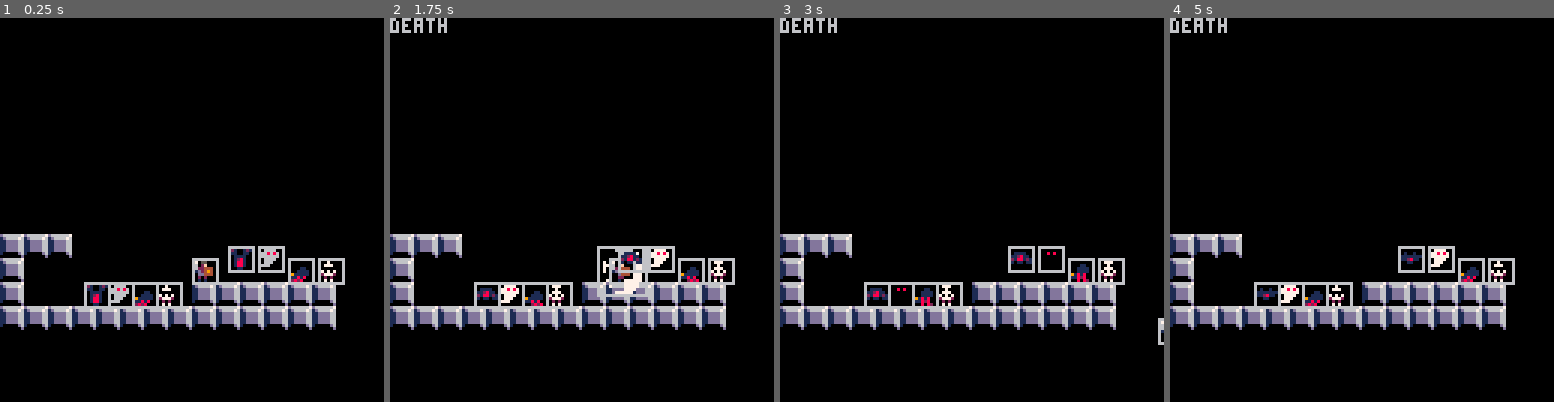
Above: before the commit, frames 1-4 (left to right).
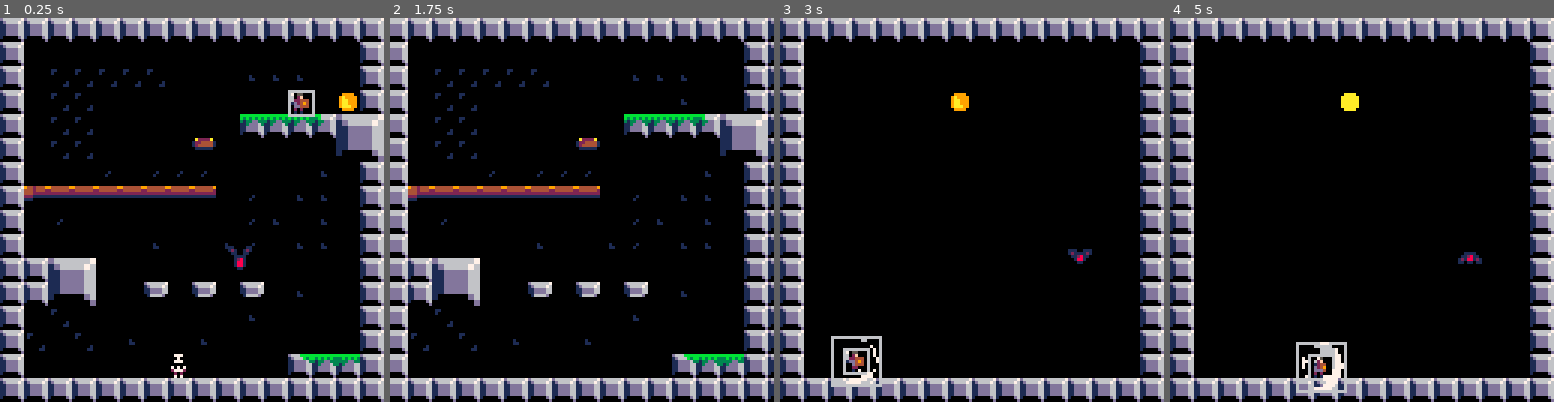
Above: after the commit, the same moments.

Repository: Levrault/pico8-sieur-lacassagne-dungeon
Game: PICO-8 cartridge sieur-lacassagne-dungeon.p8
Two runs of this game, one before a commit and one after it. Both use one fixed random seed, a clock stepped at 60 frames per second and the inputs below.
Inputs:
- Up to frame 1 (0.25 s): no input
- Up to frame 2 (1.75 s): tap X (X key) at 0.33, 1.07 s; tap O (Z key) at 0.7, 1.7 s; hold Right from 1.6 s (still down)
- Up to frame 3 (3 s): tap X (X key) at 1.85, 2.97 s; release Right at 2.1 s; tap O (Z key) at 2.1, 2.5, 2.9 s; hold Right from 2.47 s (still down)
- Up to frame 4 (5 s): release Right at 3.03 s; hold Left 3.08-3.58 s; tap O (Z key) every 0.4 s from 3.3 to 4.9 s; hold Right 4.02-4.68 s; tap X (X key) at 4.08 s

The runs differ from the first frame. In frame 1, 34% of the frame differs, in the area x 0-100%, y 0-100%; in frame 2, 35%; in frame 3, 27%; in frame 4, 27%.

Commit message:
feat(manager): game is now directed by a game manager

Diff:
--- a/sieur-lacassagne-dungeon.p8
+++ b/sieur-lacassagne-dungeon.p8
@@ -3,62 +3,152 @@
 __lua__
 
 --main
-player={}
+--FLAG
+--	0 block
+--	1 oneway platform
+--	2 spike
+--	3 player
+--	4 enemies
+--	5 coins
+--@TODO: fix one way platform the push to player in
+--@TODO: let the player attack in air
+gm={}
 enemies={}
-kills={}
+
 function _init()
-	player=make_player(68,80,5)
-
-	--bat
-	add(enemies,make_bat(80,80))
-	add(enemies,make_bat(32,92))
-
-	--ghost
-	add(enemies,make_ghost(90,80))
-	add(enemies,make_ghost(40,92))
-
-	--spider
-	add(enemies,make_spider(100,84))
-	add(enemies,make_spider(48,92))
-
-	--skeleton
-	add(enemies,make_skeleton(110,84))
-	add(enemies,make_skeleton(56,92))
+	gm=make_game_manager()
+	gm:set_level(0)
+
 end
 
 function _update60()
-	player:update()
-
-	--kills for previous frames
-	for kill in all(kills) do
-		del(enemies,kill)
-	end
-	kill={}
-
-	--update remaining enemies
-	for enemy in all(enemies) do
-		enemy:update()
-	end
+	gm:update()
 end
 
 function _draw()
 	cls()
 	map(0,0,0,0,128,128)
-
-	--player update
-	player:draw()
-
-	--update enemies sprites
-	for enemy in all(enemies) do
-		enemy:draw()
-	end
-
-	if not player.is_alive then
-		print("death")
-	end
-end
+	gm:draw()
+end
+
+--Manage level
+function make_game_manager()
+	local gm={}
+	gm.player={}
+	gm.coin={}
+	gm.kills={}
+	gm.c_level=0
+	gm.cam_x=0
+	gm.cam_y=0
+	gm.cam_x=0
+	gm.cam_y=0
+	gm.d_cam_x=0
+	gm.d_cam_y=0
+
+	--change level
+	--@param level level number
+	gm.set_level=function(self,level)
+		enemies={}
+		self.kills={}
+		del(self,self.player)
+
+		if level!=0 then
+			self.change_level=true
+		end
+
+		if level==0 then
+			self.cam_x=0
+			self.cam_y=0
+
+			--bat
+			add(enemies,make_bat(80,80))
+
+			--skeleton
+			add(enemies,make_skeleton(60,116))
+
+			--coin
+			self.coin=make_coin(116,28)
+
+			--player must created last
+			self.player=make_player(100,28)
+
+		elseif level==1 then
+			self.d_cam_x=128
+			self.d_cam_y=0
+
+			--bat
+			add(enemies,make_bat(228,80))
+
+			--skeleton
+			add(enemies,make_skeleton(158,116))
+
+			--coin
+			self.coin=make_coin(188,28)
+
+			--player must created last
+			self.player=make_player(140,120)
+		end
+	end
+
+	--update game loop
+	gm.update=function(self)
+		if self.cam_x!=self.d_cam_x or self.cam_y!=self.d_cam_y then
+			return
+		end
+		--player
+		self.player:update()
+
+		--coin
+		self.coin:update(self.player)
+
+		--kills for previous frames
+		if self.kills then
+			for kill in all(self.kills) do
+				del(enemies,kill)
+			end
+			self.kill={}
+		end
+
+		--update remaining enemies
+		for enemy in all(enemies) do
+			enemy:update()
+		end
+	end
+
+
+	--update graphics
+	gm.draw=function(self)
+		if self.cam_x!=self.d_cam_x then
+			self.cam_x +=2
+			camera(self.cam_x, self.cam_y)
+			return
+		elseif self.cam_y!=self.d_cam_y then
+			self.cam_y +=2
+			camera(self.cam_x, self.cam_y)
+			return
+		end
+
+		--player update
+		self.player:draw()
+
+		--coin
+		self.coin:draw()
+
+		--update enemies sprites
+		for enemy in all(enemies) do
+			enemy:draw()
+		end
+
+		if not self.player.is_alive then
+			print("death")
+		end
+	end
+
+	return gm
+end
+
 -->8
---actor
+--character
 
 --generic actor properties
 --w: width
@@ -153,6 +243,22 @@
 		return false
 	end
 
+	--check for collision
+	--at multiple points
+	--along the top
+	--of the sprite:
+	--left, center, and right.
+	--collide with flag 0
+	a.collide_roof=function(self)
+		for i=-(self.w/3),(self.w/3),2 do
+			if fget(mget((self.x+i)/8,(self.y-(self.h/2))/8),0) then
+				self.dy=0
+				self.y=flr((self.y-(self.h/2))/8)*8+8+(self.h/2)
+				self.jump_hold_time=0
+			end
+		end
+	end
+
 
 	--get collision rect
 	--@return object
@@ -162,16 +268,13 @@
 
 	return a
 end
--->8
---player
 
 --create a player
--- FLAG=2
+--FLAG=3
 --px -- x position
 --py -- y position
---l	 -- lifes
 --@return p new player
-function make_player(px,py,l)
+function make_player(px,py)
 	local p=make_actor(8,8,px,py)
 	local ap=make_animation_player({
 		["idle"]={
@@ -213,12 +316,7 @@
 		}
 	},"slash")
 	local hitbox=make_hitbox(16,16,enemies)
-	local hurtbox=make_hitbox(8,8,enemies)
-
-	--player properties
-	p.score=0
-	p.lives=l
-
+	local hurtbox=make_hurtbox(8,8,enemies)
 
 	--player states
 	p.is_blocking=false
@@ -227,31 +325,15 @@
 
 
 	--jump properties
-	p.jump_speed=-1.75 	-- velocity
-	p.jump_hold_time=0		--	how long jump is held
-	p.min_jump_pressed=5		--	min time jump can be held
-	p.max_jump_pressed=15	-- max time jump can be held
+	p.jump_speed=-1.8 --velocity
+	p.jump_hold_time=0 --how long jump is held
+	p.min_jump_pressed=5 --min time jump can be held
+	p.max_jump_pressed=15 --max time jump can be held
 	p.jump_btn_released=true
 	p.grouned=false
 	p.moving=false
 	p.airtime=0
 
-
-	--check for collision
-	--at multiple points
-	--along the top
-	--of the sprite:
-	--left, center, and right.
-	--collide with flag 0
-	p.collide_roof=function(self)
-		for i=-(self.w/3),(self.w/3),2 do
-			if fget(mget((self.x+i)/8,(self.y-(self.h/2))/8),0) then
-				self.dy=0
-				self.y=flr((self.y-(self.h/2))/8)*8+8+(self.h/2)
-				self.jump_hold_time=0
-			end
-		end
-	end
 
 	--btn(5), should manage jump input
 	p.jump_button={
@@ -333,11 +415,8 @@
 	}
 
 
-	--instanciate a hitbox and play the
-	--player attack animation
+	--play the player attack animation
 	p.attack=function(self)
-		if(self:collide_floor()==false) return
-
 		if self.attack_button.is_pressed then
 			ap:set_anim("attack")
 			slash_ap:set_anim("slash")
@@ -373,7 +452,7 @@
 		--limit move speed
 		self.dx=mid(-self.max_dx,self.dx,self.max_dx)
 		self.x+=self.dx
-		p:collide_side(self)
+		p:collide_side()
 	end
 
 
@@ -429,17 +508,15 @@
 
 	return p
 end
--->8
+
 --enemy
-
 --create an enemy
--- FLAG=3
+--FLAG=4
 --w -- width
 --h -- height
 --px -- x position
 --py -- y position
 --hu -- hurtbox object params {w,h}
---l	 -- lifes
 --anims --anims object {lists, current}
 --@return e new enemy
 function make_enemy(name,w,h,px,py,hu,anims)
@@ -456,8 +533,8 @@
 	e.draw=function(self)
 		ap:draw(self.x,self.y,self.w,self.h,self.flipx)
 
-		local r=get_rect(self.x,self.y,self.w,self.h)
-		rect(r.x0,r.y0,r.x1,r.y1)
+		-- local r=get_rect(self.x,self.y,self.w,self.h)
+		-- rect(r.x0,r.y0,r.x1,r.y1)
 	end
 
 	return e
@@ -577,7 +654,56 @@
 	return s
 end
 
+
+--Collecting coin let the player
+--complete the level
+--Flag 5
+--@param px -- x position
+--@param py -- y position
+--@return s
+function make_coin(px,py)
+	local c=make_actor(8,8,px,py)
+	local ap=make_animation_player({
+		["idle"]={
+			ticks=6,
+			frames={128,129,129,130,130,131},
+			loop=true
+		}
+	},"idle")
+
+
+	--check if player is in the coin's rect collision
+	c.update=function(self,player)
+		ap:play()
+		local box=get_rect(px,py,8,8)
+		local pbox=player:rect()
+		local x0=pbox.x0
+		local y0=pbox.y0
+		local x1=pbox.x1
+		local y1=pbox.y1
+
+		--player is top left corner is in the hitbox (x0,y0)
+		--player is lower left corner is in the hitbox (x0,y1)
+		--player is top right corner is in the hitbox (x1,y0)
+		--player is lower right corner is in the hitbox (x1.y1)
+		if collide_rect(box,x0,y0) or collide_rect(box,x0,y1) or collide_rect(box,x1,y0) or collide_rect(box,x1,y1) then
+			printh("coin collected")
+			gm.c_level+=1
+			gm:set_level(gm.c_level)
+			cls()
+		end
+	end
+
+	--update graphics
+	c.draw=function(self)
+		ap:draw(px,py,8,8)
+	end
+
+	return c
+end
 -->8
+--libs
+
 --animation_player
 --@param a anims table
 --@param c current_anim
@@ -668,19 +794,13 @@
 	end
 	return ap
 end
--->8
---hitbox
 
 --should damage an actor when colliding with a hurtbox
---@param f flag
---@param t ticks
 --@param w width
 --@param h height
 --@param t target
 function make_hitbox(w,h,t)
 	local hb={}
-	hb.flag=f
-	hb.ticks=t
 	hb.w=w
 	hb.h=h
 
@@ -701,9 +821,8 @@
 			--enemy is top right corner is in the hitbox (x1,y0)
 			--enemy is lower right corner is in the hitbox (x1.y1)
 			if collide_rect(box,x0,y0) or collide_rect(box,x0,y1) or collide_rect(box,x1,y0) or collide_rect(box,x1,y1) then
-				printh("player has kill a " ..target.name)
-				player.lives-=1
-				player.is_alive=false
+				add(gm.kills,target)
+				printh("player kill a " ..target.name)
 			end
 		end
 	end
@@ -715,12 +834,9 @@
 
 	return hb
 end
--->8
---hurtbox
 
 --represente the zone where an actor can
 --receive damage
---@param f flag
 --@param w width
 --@param h height
 function make_hurtbox(w,h)
@@ -754,12 +870,12 @@
 -->8
 --utils
 
--- @return {
--- x0 The x coordinate of the upper left corner.
--- y0 The y coordinate of the upper left corner.
--- x1 The x coordinate of the lower right corner.
--- y1 The y coordinate of the lower right corner.
--- }
+--@return {
+--	x0 The x coordinate of the upper left corner.
+--	y0 The y coordinate of the upper left corner.
+--	x1 The x coordinate of the lower right corner.
+--	y1 The y coordinate of the lower right corner.
+--}
 function get_rect(x,y,w,h)
 	w=w/2
 	h=h/2
@@ -771,6 +887,8 @@
 	}
 end
 
+-- Does the point is in the rect ?
+-- @return bool
 function collide_rect(box,x,y)
 	return box.x0<=x and box.y0>=y and box.x1>=x and box.y1<=y
 end
@@ -847,19 +965,22 @@
 09999a900999aa9009aaa9900aaaaaa0000000000000000000000000000000000000000000000000000000000000000000000000000000000000000000000000
 00999900009999000099990000aaaa00000000000000000000000000000000000000000000000000000000000000000000000000000000000000000000000000
 __gff__
-0004040404040404040401000000000001000000000000000000000000000000000000000000000000000000000000000000000000000000000000000000000008080808080000000000000000000000080808080800000000000000000000000808080800000000000000000000000008080800000000000000000000000000
-1010101000000000000000000000000000000000000000000000000000000000000000000000000000000000000000000000000000000000000000000000000000000000000000000000000000000000000000000000000000000000000000000000000000000000000000000000000000000000000000000000000000000000
+0008080808080808080808080808000001010101010104040000000202020202000000000101000000000000000000000000000001010000000000000000000010101010100000000000000000000000101010101000000000000000000000001010101000000000000000000000000010101000000000000000000000000000
+2020202000000000000000000000000000000000000000000000000000000000000000000000000000000000000000000000000000000000000000000000000000000000000000000000000000000000000000000000000000000000000000000000000000000000000000000000000000000000000000000000000000000000
 __map__
-0000000000000000000000000000000000000000000000000000000000000000000000000000000000000000000000000000000000000000000000000000000000000000000000000000000000000000000000000000000000000000000000000000000000000000000000000000000000000000000000000000000000000000
-0000000000000000000000000000000000000000000000000000000000000000000000000000000000000000000000000000000000000000000000000000000000000000000000000000000000000000000000000000000000000000000000000000000000000000000000000000000000000000000000000000000000000000
-0000000000000000000000000000000000000000000000000000000000000000000000000000000000000000000000000000000000000000000000000000000000000000000000000000000000000000000000000000000000000000000000000000000000000000000000000000000000000000000000000000000000000000
-0000000000000000000000000000000000000000000000000000000000000000000000000000000000000000000000000000000000000000000000000000000000000000000000000000000000000000000000000000000000000000000000000000000000000000000000000000000000000000000000000000000000000000
-0000000000000000000000000000000000000000000000000000000000000000000000000000000000000000000000000000000000000000000000000000000000000000000000000000000000000000000000000000000000000000000000000000000000000000000000000000000000000000000000000000000000000000
-0000000000000000000000000000000000000000000000000000000000000000000000000000000000000000000000000000000000000000000000000000000000000000000000000000000000000000000000000000000000000000000000000000000000000000000000000000000000000000000000000000000000000000
-0000000000000000000000000000000000000000000000000000000000000000000000000000000000000000000000000000000000000000000000000000000000000000000000000000000000000000000000000000000000000000000000000000000000000000000000000000000000000000000000000000000000000000
-0000000000000000000000000000000000000000000000000000000000000000000000000000000000000000000000000000000000000000000000000000000000000000000000000000000000000000000000000000000000000000000000000000000000000000000000000000000000000000000000000000000000000000
-0000000000000000000000000000000000000000000000000000000000000000000000000000000000000000000000000000000000000000000000000000000000000000000000000000000000000000000000000000000000000000000000000000000000000000000000000000000000000000000000000000000000000000
-1010100000000000000000000000000000000000000000000000000000000000000000000000000000000000000000000000000000000000000000000000000000000000000000000000000000000000000000000000000000000000000000000000000000000000000000000000000000000000000000000000000000000000
-1000000000000000000000000000000000000000000000000000000000000000000000000000000000000000000000000000000000000000000000000000000000000000000000000000000000000000000000000000000000000000000000000000000000000000000000000000000000000000000000000000000000000000
-1000000000000000101010101010000000000000000000000000000000000000000000000000000000000000000000000000000000000000000000000000000000000000000000000000000000000000000000000000000000000000000000000000000000000000000000000000000000000000000000000000000000000000
-1010101010101010101010101010000000000000000000000000000000000000000000000000000000000000000000000000000000000000000000000000000000000000000000000000000000000000000000000000000000000000000000000000000000000000000000000000000000000000000000000000000000000000
+1010101010101010101010101010101010101010101010101010101010101010000000000000000000000000000000000000000000000000000000000000000000000000000000000000000000000000000000000000000000000000000000000000000000000000000000000000000000000000000000000000000000000000
+1000000000000000000000000000001010000000000000000000000000000010000000000000000000000000000000000000000000000000000000000000000000000000000000000000000000000000000000000000000000000000000000000000000000000000000000000000000000000000000000000000000000000000
+1000181818181800000019191900001010000000000000000000000000000010000000000000000000000000000000000000000000000000000000000000000000000000000000000000000000000000000000000000000000000000000000000000000000000000000000000000000000000000000000000000000000000000
+1000181800000000000000001900001010000000000000000000000000000010000000000000000000000000000000000000000000000000000000000000000000000000000000000000000000000000000000000000000000000000000000000000000000000000000000000000000000000000000000000000000000000000
+1000181800000000000012121214242510000000000000000000000000000010000000000000000000000000000000000000000000000000000000000000000000000000000000000000000000000000000000000000000000000000000000000000000000000000000000000000000000000000000000000000000000000000
+10001818000000001b0000000000343510000000000000000000000000000010000000000000000000000000000000000000000000000000000000000000000000000000000000000000000000000000000000000000000000000000000000000000000000000000000000000000000000000000000000000000000000000000
+100000001a001a1a1a0000000019001010000000000000000000000000000010000000000000000000000000000000000000000000000000000000000000000000000000000000000000000000000000000000000000000000000000000000000000000000000000000000000000000000000000000000000000000000000000
+101c1d1d1d1d1d1d1e001a001919001010000000000000000000000000000010000000000000000000000000000000000000000000000000000000000000000000000000000000000000000000000000000000000000000000000000000000000000000000000000000000000000000000000000000000000000000000000000
+10001a000000000000001a190019001010000000000000000000000000000010000000000000000000000000000000000000000000000000000000000000000000000000000000000000000000000000000000000000000000000000000000000000000000000000000000000000000000000000000000000000000000000000
+100000000000190000191a001919001010000000000000000000000000000010000000000000000000000000000000000000000000000000000000000000000000000000000000000000000000000000000000000000000000000000000000000000000000000000000000000000000000000000000000000000000000000000
+1010242500000000000000000000001010000000000000000000000000000010000000000000000000000000000000000000000000000000000000000000000000000000000000000000000000000000000000000000000000000000000000000000000000000000000000000000000000000000000000000000000000000000
+1010343500001500150015001900001010000000000000000000000000000010000000000000000000000000000000000000000000000000000000000000000000000000000000000000000000000000000000000000000000000000000000000000000000000000000000000000000000000000000000000000000000000000
+1000180000000000000019000000001010000000000000000000000000000010000000000000000000000000000000000000000000000000000000000000000000000000000000000000000000000000000000000000000000000000000000000000000000000000000000000000000000000000000000000000000000000000
+1018001800190000190000000000001010000000000000000000000000000010000000000000000000000000000000000000000000000000000000000000000000000000000000000000000000000000000000000000000000000000000000000000000000000000000000000000000000000000000000000000000000000000
+1000000000000000000000001112131010000000000000000000000000000010000000000000000000000000000000000000000000000000000000000000000000000000000000000000000000000000000000000000000000000000000000000000000000000000000000000000000000000000000000000000000000000000
+1010101010101010101010101010101010101010101010101010101010101010000000000000000000000000000000000000000000000000000000000000000000000000000000000000000000000000000000000000000000000000000000000000000000000000000000000000000000000000000000000000000000000000
